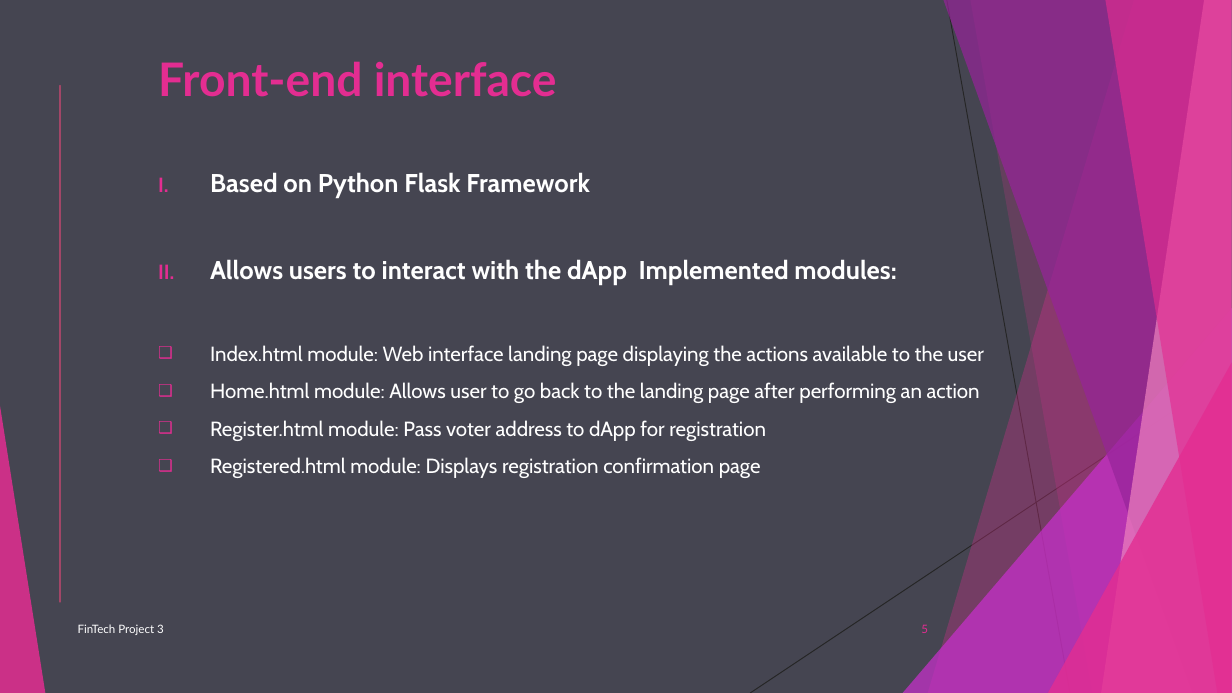
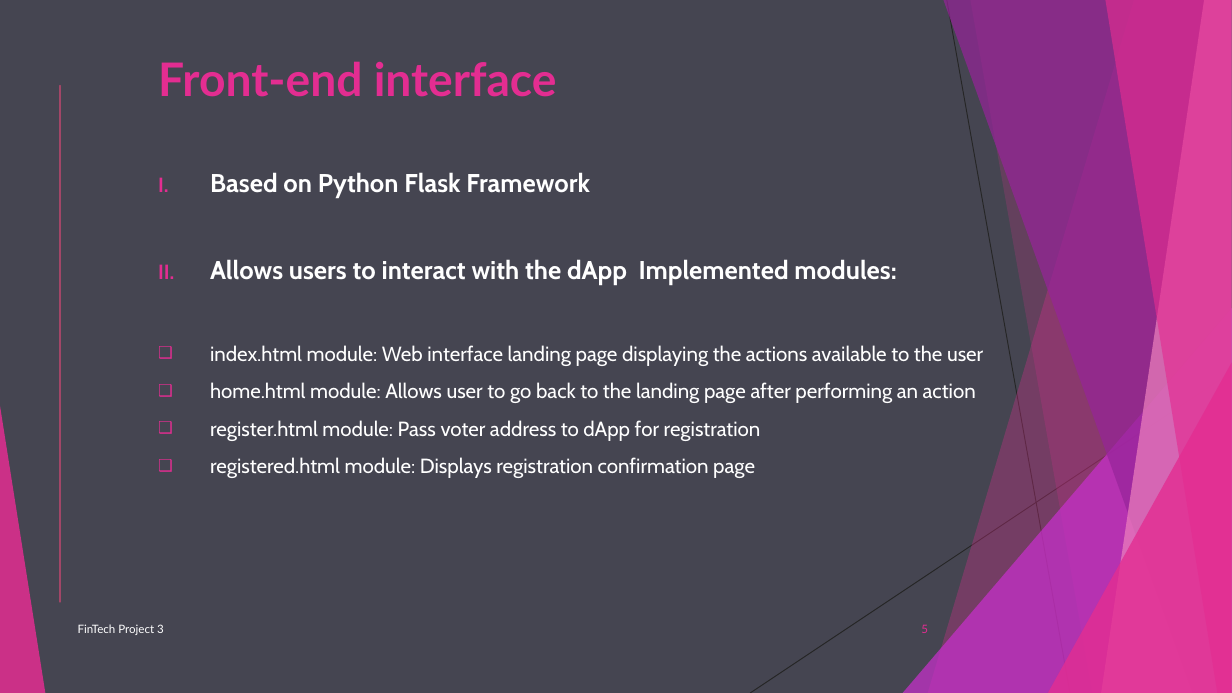
Before and after one commit to Bakoroba/blockchain_ballot_dapp, a slide deck: slide 5 of Ethereum Blockchain Ballot System dApp.ppt. Drawn at 1232x693 pixels with LibreOffice and Linux fonts; fonts in the diff are those of the drawing. Boxes give left, top, right and bottom in pixels: in the first picture for what was removed or moved away, otherwise in the second. Text is boxed around its words. In the diff, an @@ line names an element or a change of style, - is before the commit and + after.

```diff
--- a/Ethereum Blockchain Ballot System dApp.ppt
+++ b/Ethereum Blockchain Ballot System dApp.ppt
@@ text at box(210, 345, 983, 478): text changed @@
-❑ Index.html module: Web interface landing page displaying the actions available to the user
-❑ Home.html module: Allows user to go back to the landing page after performing an action
-❑ Register.html module: Pass voter address to dApp for registration
-❑ Registered.html module: Displays registration confirmation page
+❑ index.html module: Web interface landing page displaying the actions available to the user
+❑ home.html module: Allows user to go back to the landing page after performing an action
+❑ register.html module: Pass voter address to dApp for registration
+❑ registered.html module: Displays registration confirmation page
```
Also in this commit, not shown: 5 other slides changed.
